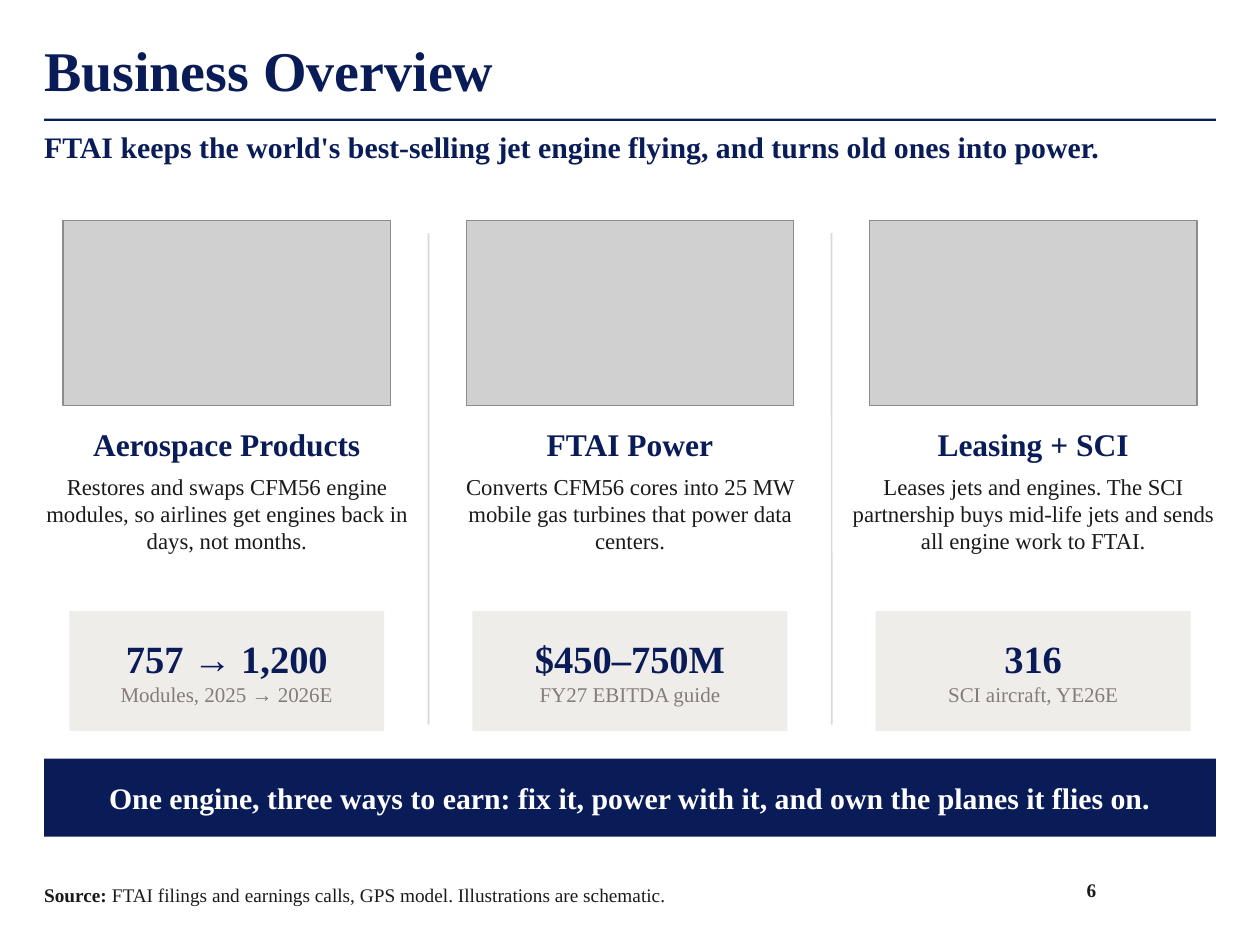
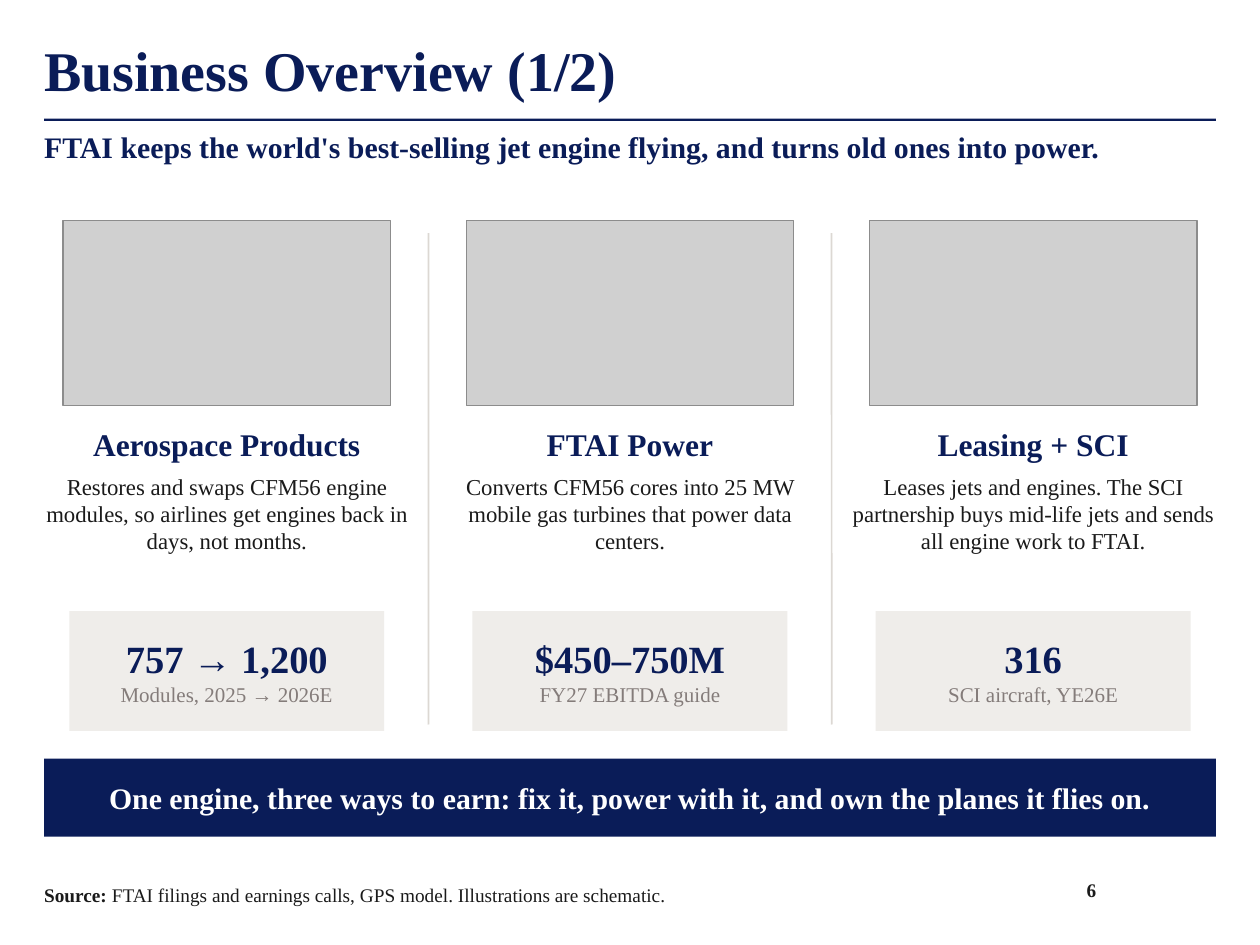
Before and after one commit to maxlsmls-dot/SPOT, a slide deck: slide 6 of deck/FTAI_Long_Pitch.pptx. Drawn at 1260x945 pixels with LibreOffice and Linux fonts; fonts in the diff are those of the drawing; grey boxes stand for pictures; background and template pictures are left out. Boxes give left, top, right and bottom in pixels: in the first picture for what was removed or moved away, otherwise in the second. Text is boxed around its words. In the diff, an @@ line names an element or a change of style, - is before the commit and + after.

```diff
--- a/deck/FTAI_Long_Pitch.pptx
+++ b/deck/FTAI_Long_Pitch.pptx
@@ title at <box>44,52,616,102</box>: text changed @@
-Business Overview
+Business Overview (1/2)
```
Also in this commit, not shown: 1 slide added, 1 other file.
